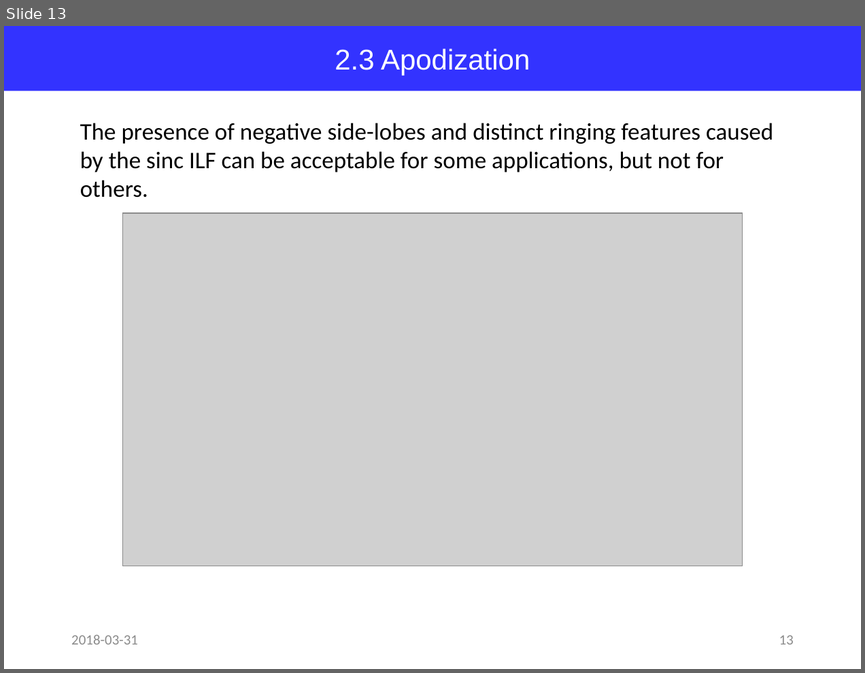
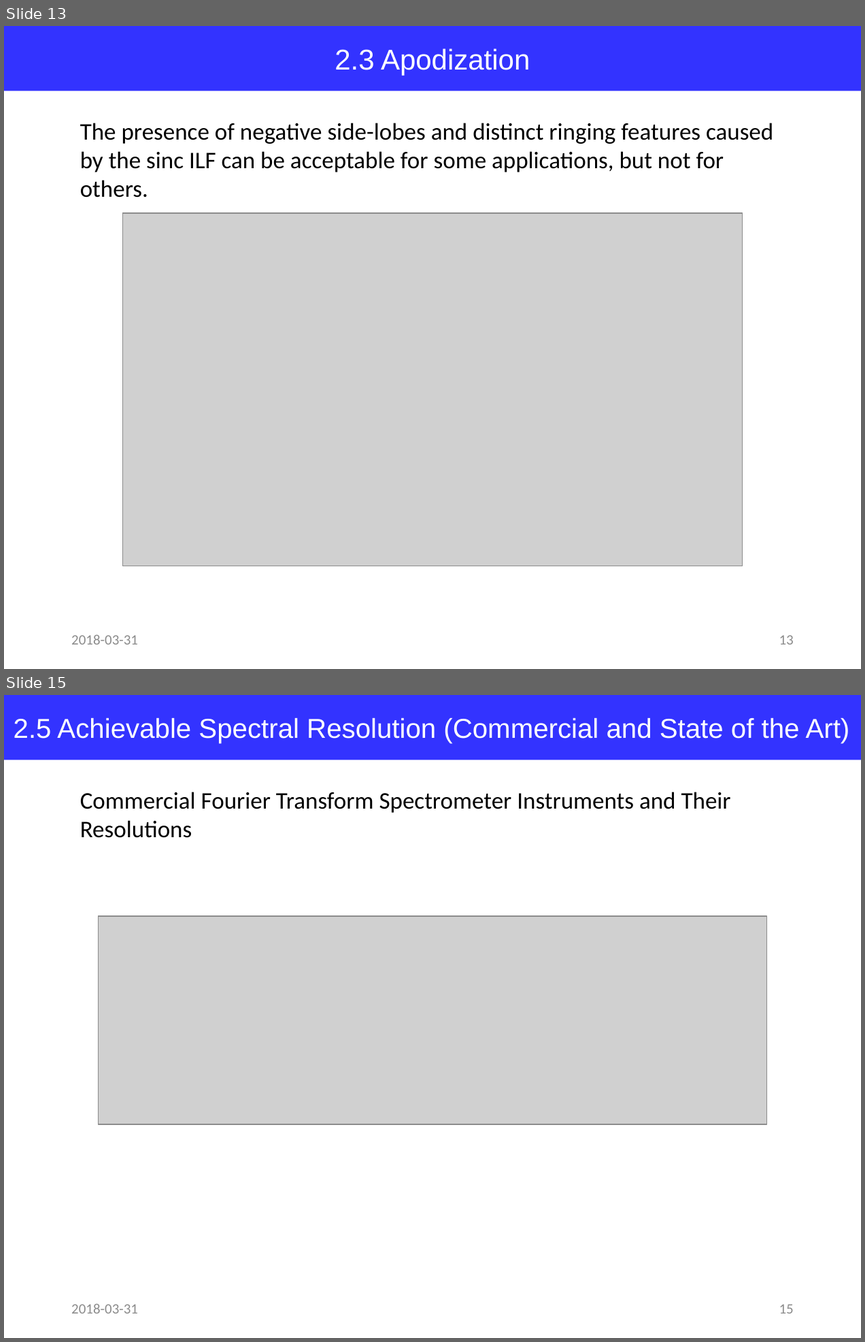
Before and after one commit to jglee96/NBTP_Lab, a slide deck: Terahertz Metrology/Ch5/Terahertz Metrology_Ch5.pptx. Shown one above the other, each under a label of ours: slide 13 before the commit, slides 13 and 15 after it; the slides between them are not shown. The pictures are 865x673 and 865x1342 pixels, drawn with LibreOffice and Linux fonts; fonts in the diff are those of the drawing; grey boxes stand for pictures. Boxes give left, top, right and bottom in pixels: in the first picture for what was removed or moved away, otherwise in the second. Text is boxed around its words. In the diff, an @@ line names an element or a change of style, - is before the commit and + after.

```diff
--- a/Terahertz Metrology/Ch5/Terahertz Metrology_Ch5.pptx
+++ b/Terahertz Metrology/Ch5/Terahertz Metrology_Ch5.pptx
@@ slide 15 added at [4, 695, 861, 1338], background #FFFFFF @@
@@ rectangle added at [4, 695, 861, 760], fill #3333FF, 23 pt, text #FFFFFF @@
+2.5 Achievable Spectral Resolution (Commercial and State of the Art)
@@ text added at [80, 792, 731, 838], 20 pt, text #000000 @@
+Commercial Fourier Transform Spectrometer Instruments and Their Resolutions
@@ picture added at [99, 916, 766, 1124] @@
@@ text added at [71, 1304, 138, 1313], 12 pt, text #8C8C8C @@
+2018-03-31
@@ page number added at [779, 1304, 793, 1313], 12 pt, text #8C8C8C @@
+15
```
Also in this commit, not shown: 13 slides changed, 3 other slides added, 1 other file.
